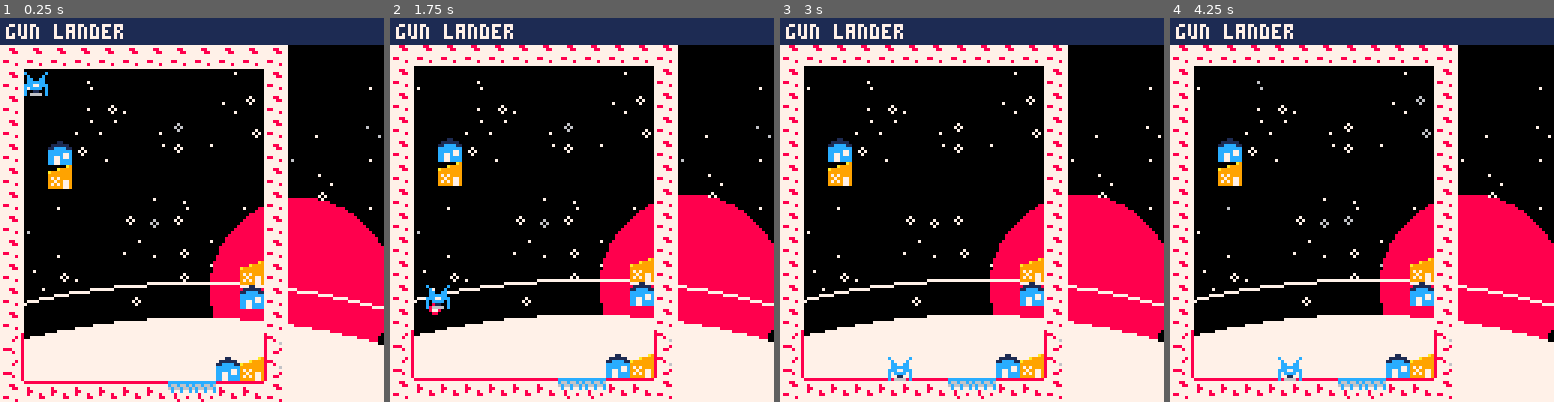
Above: before the commit, frames 1-4 (left to right).
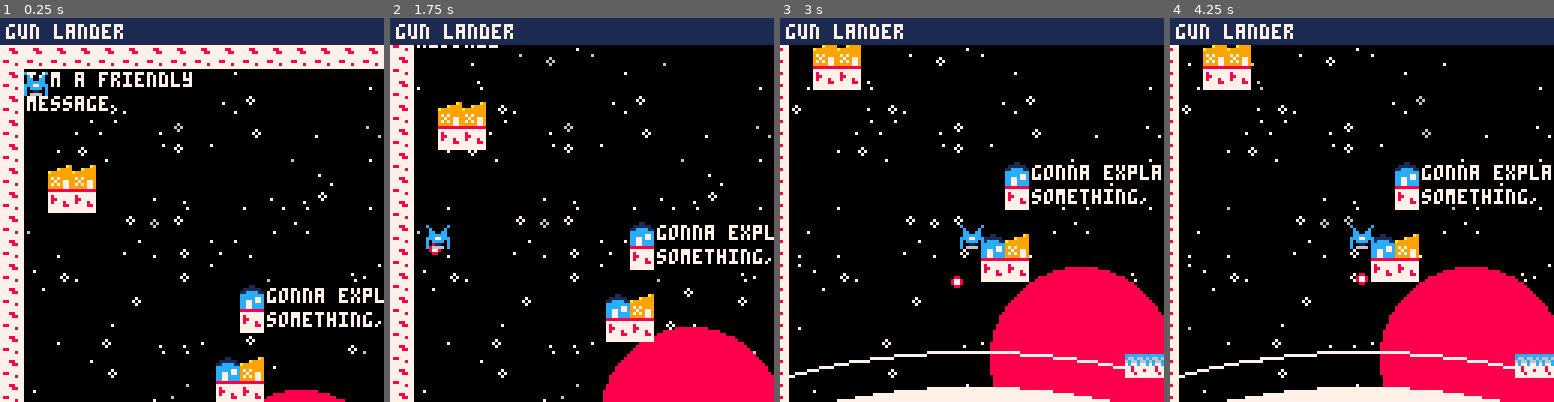
Above: after the commit, the same moments.

Repository: uvehj/Gun-Lander
Game: PICO-8 cartridge gunlander.p8
The game is run twice, just before and just after one commit, with the same random seed, the same clock (stepped at 60 frames per second) and the same inputs.
Inputs:
- Up to frame 1 (0.25 s): no input
- Up to frame 2 (1.75 s): tap O (Z key) at 0.7, 1.7 s; hold Right from 1.6 s (still down)
- Up to frame 3 (3 s): release Right at 2.1 s; tap O (Z key) at 2.1, 2.5, 2.9 s; hold Up 2.15-2.42 s; hold Right from 2.47 s (still down)
- Up to frame 4 (4.25 s): release Right at 3.03 s; hold Left 3.08-3.58 s; tap O (Z key) at 3.3, 3.7, 4.1 s; hold Down 3.63-3.97 s; hold Right from 4.02 s (still down)

The runs differ from the first frame. In frame 1, 36% of the frame differs, in the area x 2-100%, y 7-100%; in frame 2, 41%, in the area x 0-100%, y 7-100%; in frame 3, 39%; in frame 4, 39%.

Commit message:
don't give up, skeleton!
Added messages to the maps, outline and text should display correctly depending on camera position

Diff:
--- a/gunlander.p8
+++ b/gunlander.p8
@@ -29,13 +29,14 @@
     init_background()
 end
 --build_level should only be called from load_level()
-function build_level(lvlnum,startx,starty,endx,endy,lgravity)
+function build_level(lvlnum,startx,starty,endx,endy,lgravity,messages)
     level.number = lvlnum
     level.startx = startx
     level.starty = starty
     level.endx = endx
     level.endy = endy
     level.gravity = lgravity
+    level.messages = messages
     level.w = level.endx - level.startx + 1
     level.h = level.endy - level.starty + 1
 end
@@ -100,6 +101,14 @@
     circfill(100,level.h*8-camy-30,30,8)
     circ(64,level.h*8-camy+210,242,7)
     circfill(64,level.h*8-camy+210,230,7)
+    --level messages
+    if #level.messages > 0 then
+        for m in all(level.messages) do
+            local str = m[1]
+            rectfill((m[2]*8)-camx,(m[3]*8)-camy+9,(m[2]*8)+(#str*4)-camx,(m[3]*8)+6-camy+9,0)
+            print(m[1],(m[2]*8)+1-camx,(m[3]*8)+1-camy+9,7)
+        end
+    end
 end
 function draw_title()
     spr(64, 30, 30, 8, 4)
@@ -287,12 +296,12 @@
     end
 end
 --level info--
---build_level(lvlnum,startx,starty,endx,endy,lgravity)
+--build_level(lvlnum,startx,starty,endx,endy,lgravity,messages)
 function load_level(l)
     if l == 0 then
-        build_level(l,0,0,15,14,gravity)
+        build_level(l,0,0,15,14,gravity,{{"houston, we have a gun",2,8.2}})
     elseif l == 1 then
-        build_level(l,1,5,12,19,gravity)
+        build_level(l,1,5,24,27,gravity,{{"i'm a friendly",1,1},{"message",1,2},{"gonna explain",11,10},{"something, idk",11,11}})
     end
 end
 
@@ -370,20 +379,28 @@
 0000000000000000000000000000000000000000000000000000000000000000000000000000000000000000000000000000000000000000000000000000000000000000000000000000000000000000000000000000000000000000000000000000000000000000000000000000000000000000000000000000000000000000
 0000000000000000000000000000000000000000000000000000000000000000000000000000000000000000000000000000000000000000000000000000000000000000000000000000000000000000000000000000000000000000000000000000000000000000000000000000000000000000000000000000000000000000
 0000000000000000000000000000000000000000000000000000000000000000000000000000000000000000000000000000000000000000000000000000000000000000000000000000000000000000000000000000000000000000000000000000000000000000000000000000000000000000000000000000000000000000
-0003030303030303030303030300000000000000000000000000000000000000000000000000000000000000000000000000000000000000000000000000000000000000000000000000000000000000000000000000000000000000000000000000000000000000000000000000000000000000000000000000000000000000
-0003000000000000000000000300000000000000000000000000000000000000000000000000000000000000000000000000000000000000000000000000000000000000000000000000000000000000000000000000000000000000000000000000000000000000000000000000000000000000000000000000000000000000
-0003000000000000000000000300000000000000000000000000000000000000000000000000000000000000000000000000000000000000000000000000000000000000000000000000000000000000000000000000000000000000000000000000000000000000000000000000000000000000000000000000000000000000
-0003000000000000000000000300000000000000000000000000000000000000000000000000000000000000000000000000000000000000000000000000000000000000000000000000000000000000000000000000000000000000000000000000000000000000000000000000000000000000000000000000000000000000
-0003000a00000000000000000300000000000000000000000000000000000000000000000000000000000000000000000000000000000000000000000000000000000000000000000000000000000000000000000000000000000000000000000000000000000000000000000000000000000000000000000000000000000000
-0003000b00000000000000000300000000000000000000000000000000000000000000000000000000000000000000000000000000000000000000000000000000000000000000000000000000000000000000000000000000000000000000000000000000000000000000000000000000000000000000000000000000000000
-0003000000000000000000000300000000000000000000000000000000000000000000000000000000000000000000000000000000000000000000000000000000000000000000000000000000000000000000000000000000000000000000000000000000000000000000000000000000000000000000000000000000000000
-0003000000000000000000000300000000000000000000000000000000000000000000000000000000000000000000000000000000000000000000000000000000000000000000000000000000000000000000000000000000000000000000000000000000000000000000000000000000000000000000000000000000000000
-0003000000000000000000000300000000000000000000000000000000000000000000000000000000000000000000000000000000000000000000000000000000000000000000000000000000000000000000000000000000000000000000000000000000000000000000000000000000000000000000000000000000000000
-00030000000000000000000b0300000000000000000000000000000000000000000000000000000000000000000000000000000000000000000000000000000000000000000000000000000000000000000000000000000000000000000000000000000000000000000000000000000000000000000000000000000000000000
-00030000000000000000000a0300000000000000000000000000000000000000000000000000000000000000000000000000000000000000000000000000000000000000000000000000000000000000000000000000000000000000000000000000000000000000000000000000000000000000000000000000000000000000
-0003000000000000000000000300000000000000000000000000000000000000000000000000000000000000000000000000000000000000000000000000000000000000000000000000000000000000000000000000000000000000000000000000000000000000000000000000000000000000000000000000000000000000
-0007000000000000000000000600000000000000000000000000000000000000000000000000000000000000000000000000000000000000000000000000000000000000000000000000000000000000000000000000000000000000000000000000000000000000000000000000000000000000000000000000000000000000
-000700000000000000000a0b0600000000000000000000000000000000000000000000000000000000000000000000000000000000000000000000000000000000000000000000000000000000000000000000000000000000000000000000000000000000000000000000000000000000000000000000000000000000000000
-0003040404040404090904040300000000000000000000000000000000000000000000000000000000000000000000000000000000000000000000000000000000000000000000000000000000000000000000000000000000000000000000000000000000000000000000000000000000000000000000000000000000000000
+0003030303030303030303030303030303030303030303030300000000000000000000000000000000000000000000000000000000000000000000000000000000000000000000000000000000000000000000000000000000000000000000000000000000000000000000000000000000000000000000000000000000000000
+0003000000000000000000000000000000000000000000000300000000000000000000000000000000000000000000000000000000000000000000000000000000000000000000000000000000000000000000000000000000000000000000000000000000000000000000000000000000000000000000000000000000000000
+0003000000000000000000000000000000000000000000000300000000000000000000000000000000000000000000000000000000000000000000000000000000000000000000000000000000000000000000000000000000000000000000000000000000000000000000000000000000000000000000000000000000000000
+0003000000000000000000000000000000000000000000000300000000000000000000000000000000000000000000000000000000000000000000000000000000000000000000000000000000000000000000000000000000000000000000000000000000000000000000000000000000000000000000000000000000000000
+0003000000000000000000000000000000000000000000000300000000000000000000000000000000000000000000000000000000000000000000000000000000000000000000000000000000000000000000000000000000000000000000000000000000000000000000000000000000000000000000000000000000000000
+0003000b0b000000000000000000000000000000000000000300000000000000000000000000000000000000000000000000000000000000000000000000000000000000000000000000000000000000000000000000000000000000000000000000000000000000000000000000000000000000000000000000000000000000
+0003000404000000000000000000000000000000000000000300000000000000000000000000000000000000000000000000000000000000000000000000000000000000000000000000000000000000000000000000000000000000000000000000000000000000000000000000000000000000000000000000000000000000
+0003000000000000000000000000000000000000000000000300000000000000000000000000000000000000000000000000000000000000000000000000000000000000000000000000000000000000000000000000000000000000000000000000000000000000000000000000000000000000000000000000000000000000
+0003000000000000000000000000000000000000000000000300000000000000000000000000000000000000000000000000000000000000000000000000000000000000000000000000000000000000000000000000000000000000000000000000000000000000000000000000000000000000000000000000000000000000
+0003000000000000000000000000000000000000000000000300000000000000000000000000000000000000000000000000000000000000000000000000000000000000000000000000000000000000000000000000000000000000000000000000000000000000000000000000000000000000000000000000000000000000
+00030000000000000000000a0000000000000000000000000300000000000000000000000000000000000000000000000000000000000000000000000000000000000000000000000000000000000000000000000000000000000000000000000000000000000000000000000000000000000000000000000000000000000000
+0003000000000000000000040000000000000000000000000300000000000000000000000000000000000000000000000000000000000000000000000000000000000000000000000000000000000000000000000000000000000000000000000000000000000000000000000000000000000000000000000000000000000000
+0003000000000000000000000000000000000000000000000300000000000000000000000000000000000000000000000000000000000000000000000000000000000000000000000000000000000000000000000000000000000000000000000000000000000000000000000000000000000000000000000000000000000000
+000300000000000000000a0b0000000000000000000000000300000000000000000000000000000000000000000000000000000000000000000000000000000000000000000000000000000000000000000000000000000000000000000000000000000000000000000000000000000000000000000000000000000000000000
+0003000000000000000004040000000000000000000000000300000000000000000000000000000000000000000000000000000000000000000000000000000000000000000000000000000000000000000000000000000000000000000000000000000000000000000000000000000000000000000000000000000000000000
+0003000000000000000000000000000000000000000000000300000000000000000000000000000000000000000000000000000000000000000000000000000000000000000000000000000000000000000000000000000000000000000000000000000000000000000000000000000000000000000000000000000000000000
+0003000000000000000000000000000000000000000000000300000000000000000000000000000000000000000000000000000000000000000000000000000000000000000000000000000000000000000000000000000000000000000000000000000000000000000000000000000000000000000000000000000000000000
+0003000000000000000000000000000000000000000000000300000000000000000000000000000000000000000000000000000000000000000000000000000000000000000000000000000000000000000000000000000000000000000000000000000000000000000000000000000000000000000000000000000000000000
+0003000000000000000000000000000009090900000000000300000000000000000000000000000000000000000000000000000000000000000000000000000000000000000000000000000000000000000000000000000000000000000000000000000000000000000000000000000000000000000000000000000000000000
+0003000000000000000000000000000000000000000000000300000000000000000000000000000000000000000000000000000000000000000000000000000000000000000000000000000000000000000000000000000000000000000000000000000000000000000000000000000000000000000000000000000000000000
+0007000000000000000000000000000000000000000000000600000000000000000000000000000000000000000000000000000000000000000000000000000000000000000000000000000000000000000000000000000000000000000000000000000000000000000000000000000000000000000000000000000000000000
+0007000000000000000000000000000000000000000000000600000000000000000000000000000000000000000000000000000000000000000000000000000000000000000000000000000000000000000000000000000000000000000000000000000000000000000000000000000000000000000000000000000000000000
+0003040404040404040404040404040404040404040404040300000000000000000000000000000000000000000000000000000000000000000000000000000000000000000000000000000000000000000000000000000000000000000000000000000000000000000000000000000000000000000000000000000000000000
 
 
Not shown, added: notes/sprites.md
